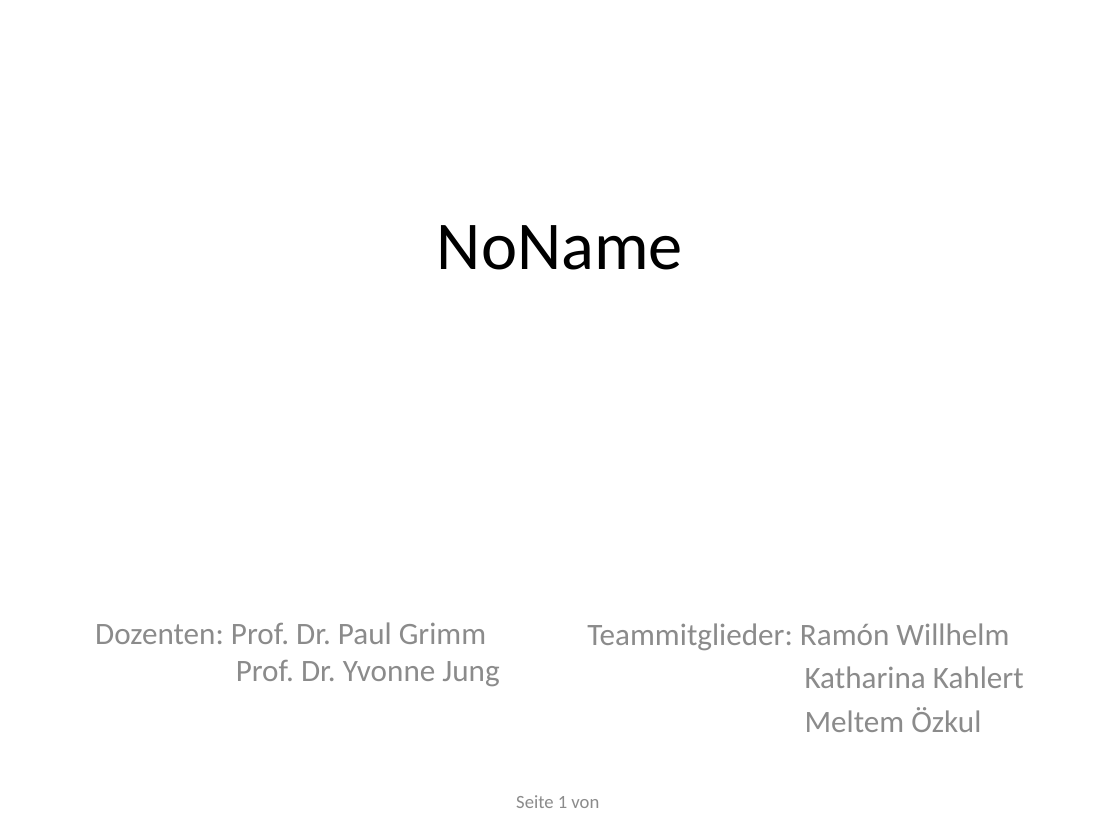
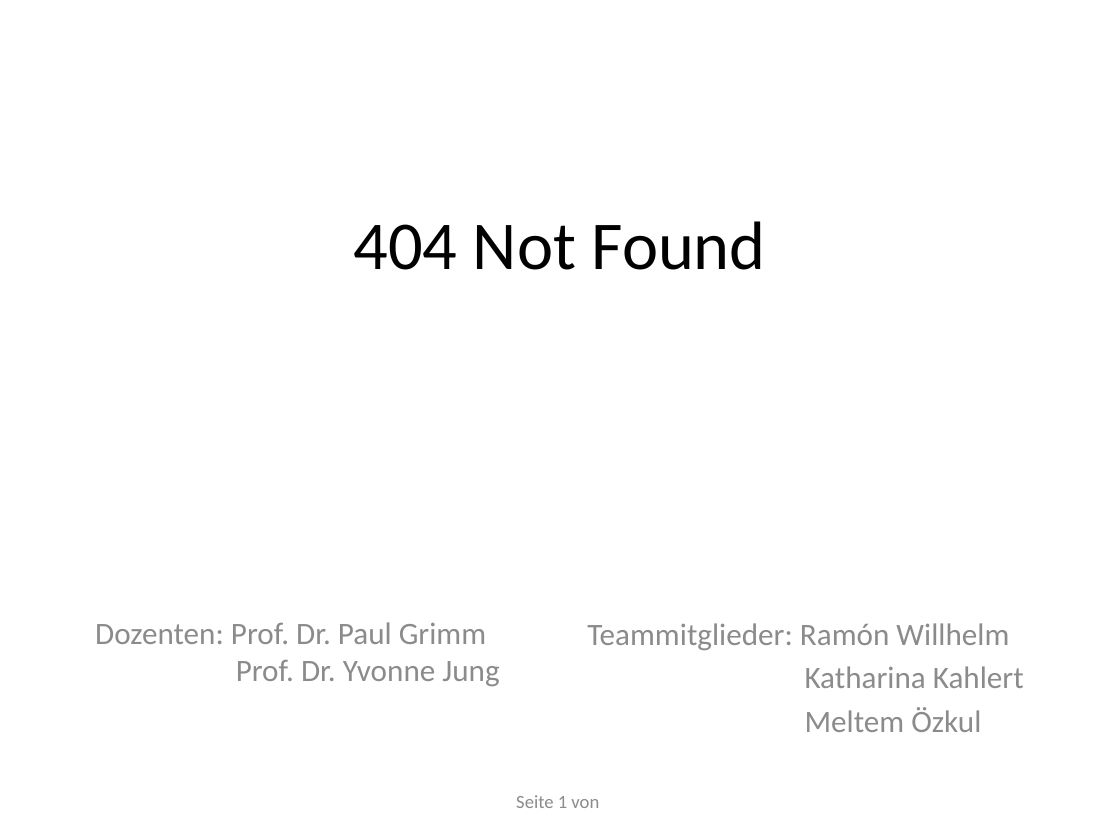
Before and after one commit to RamoramaInteractive/GDV-Projekt, a slide deck: slide 1 of Planungspraesentation-Mitte Juni/Planungspräsentation V. 1.pptx. Drawn at 1120x840 pixels with LibreOffice and Linux fonts; fonts in the diff are those of the drawing. Boxes give left, top, right and bottom in pixels: in the first picture for what was removed or moved away, otherwise in the second. Text is boxed around its words. In the diff, an @@ line names an element or a change of style, - is before the commit and + after.

Commit message:
Präsentation
Gruppennamen gegeben

```diff
--- a/Planungspraesentation-Mitte Juni/Planungspräsentation V. 1.pptx
+++ b/Planungspraesentation-Mitte Juni/Planungspräsentation V. 1.pptx
@@ title at (353, 221, 765, 270): text changed @@
-NoName
+404 Not Found
```
